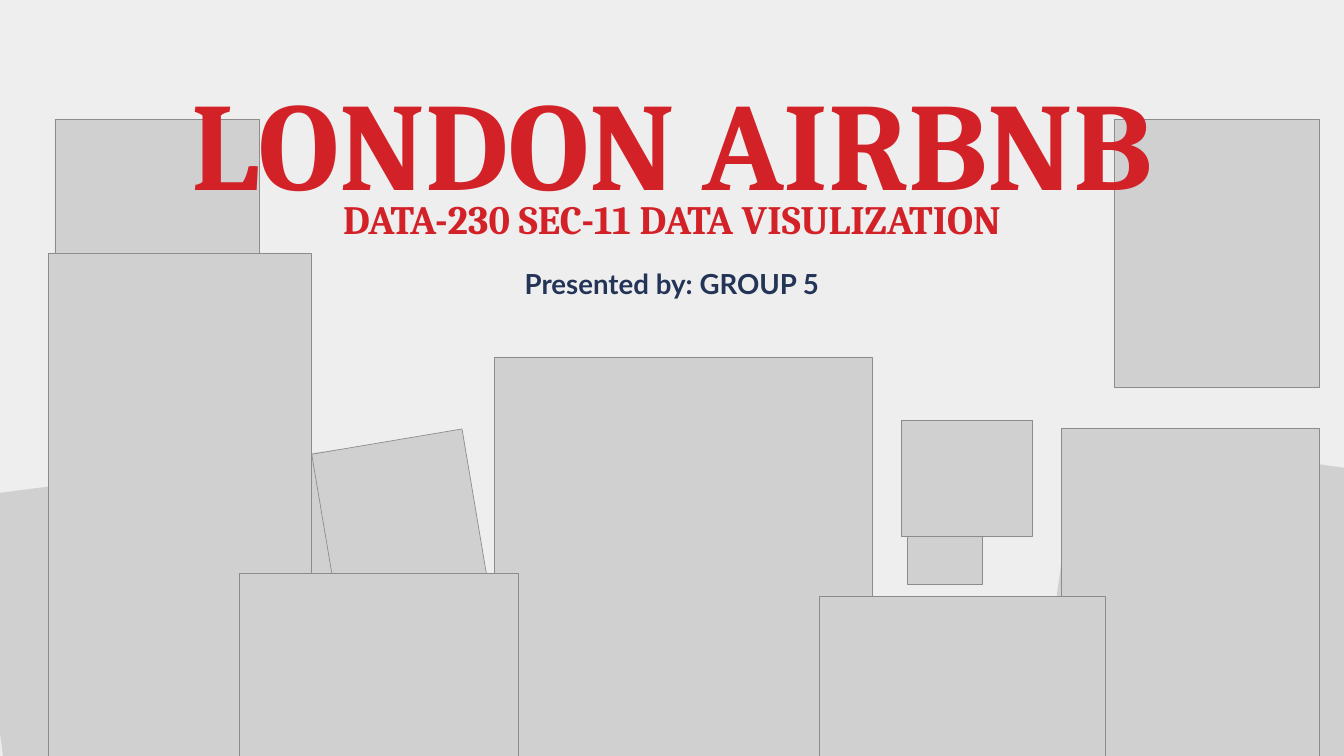
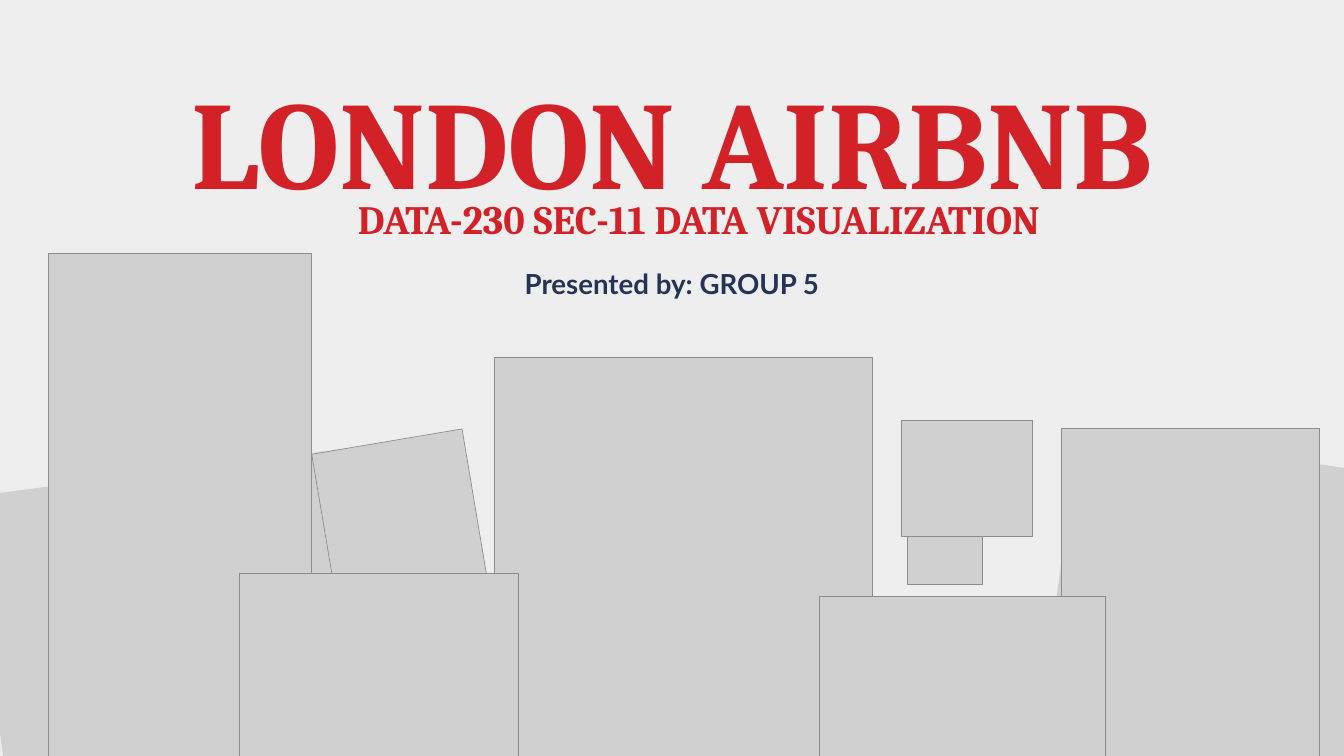
Before and after one commit to varunavy/data230-london-airbnb, a slide deck: slide 1 of PPT/london Airbnb.pptx. Drawn at 1344x756 pixels with LibreOffice and Linux fonts; fonts in the diff are those of the drawing; grey boxes stand for pictures. Boxes give left, top, right and bottom in pixels: in the first picture for what was removed or moved away, otherwise in the second. Text is boxed around its words. In the diff, an @@ line names an element or a change of style, - is before the commit and + after.

```diff
--- a/PPT/london Airbnb.pptx
+++ b/PPT/london Airbnb.pptx
@@ picture removed at <box>55,119,260,387</box> @@
@@ picture removed at <box>1114,119,1319,387</box> @@
@@ text at <box>358,206,1040,235</box>: text changed @@
-DATA-230 SEC-11 DATA VISULIZATION
+DATA-230 SEC-11 DATA VISUALIZATION
```
Also in this commit, not shown: 4 other slides changed, 1 slide added, 3 slides removed, 1 other file.
